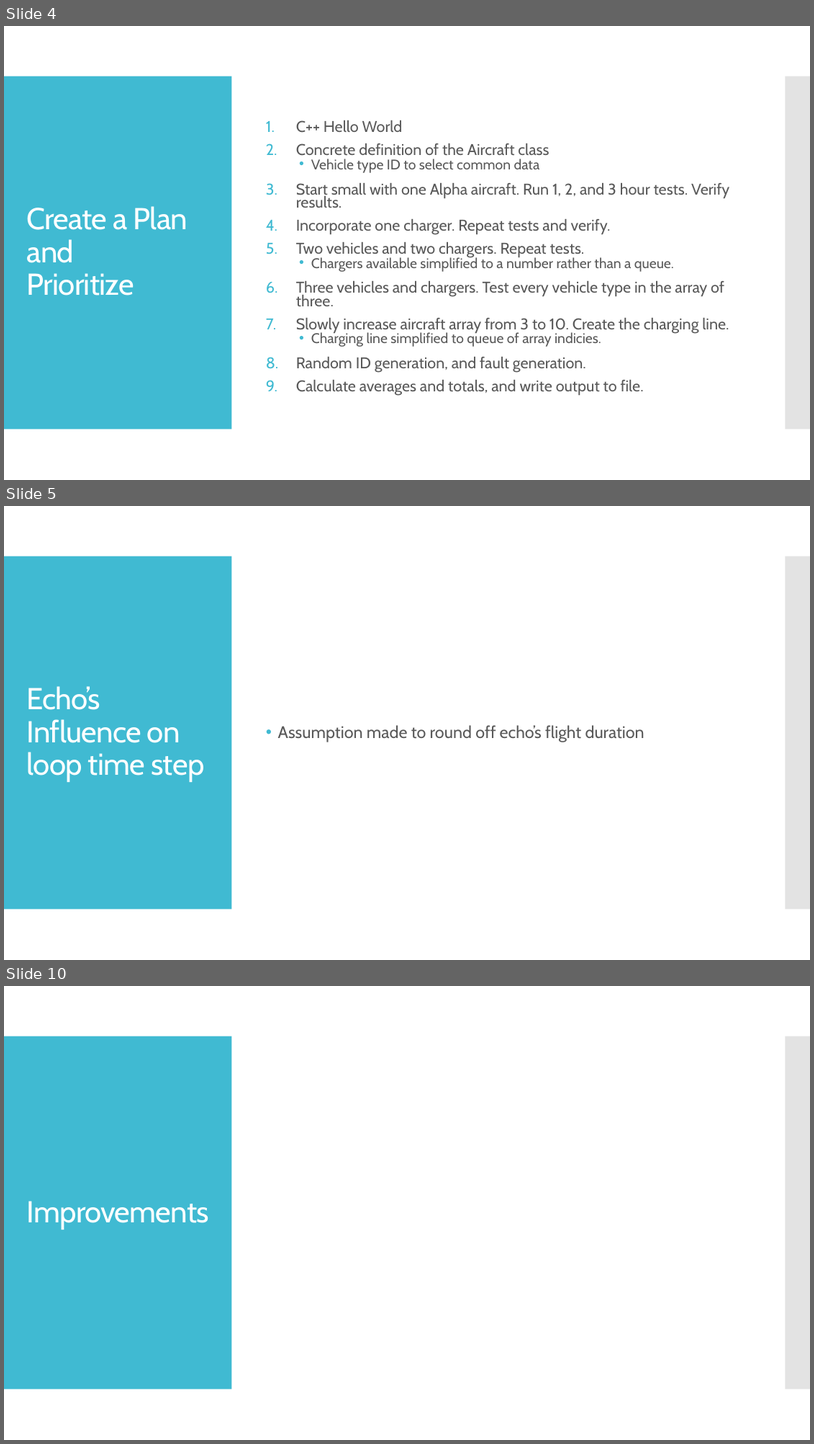
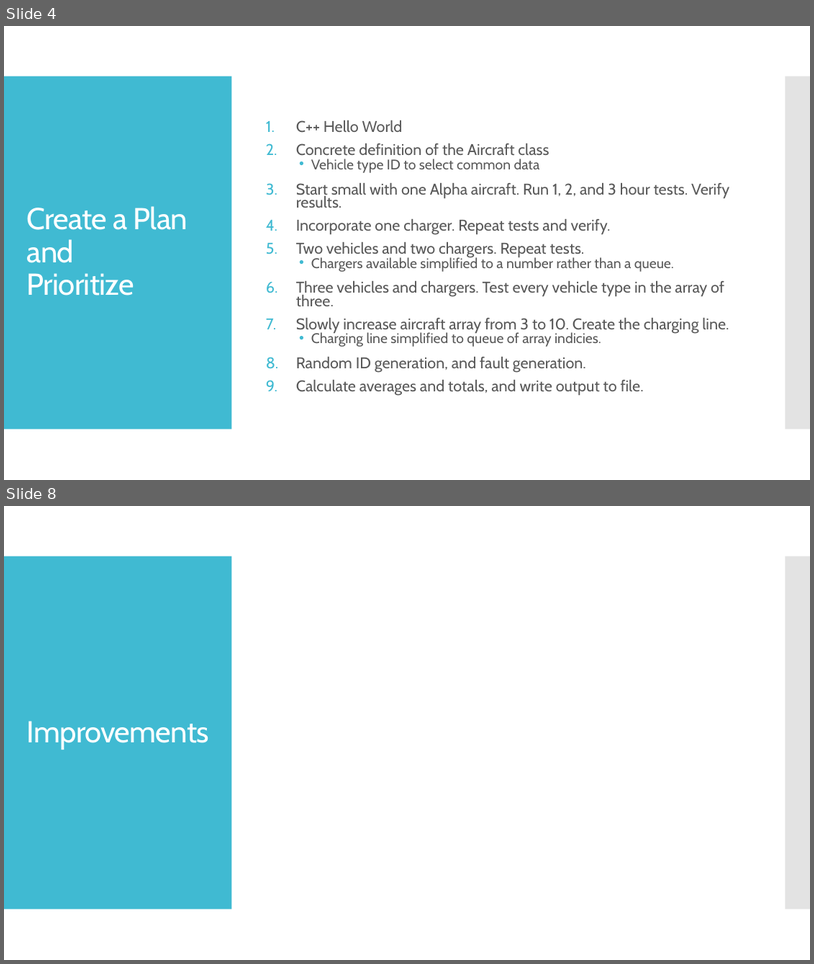
Before and after one commit to kjnorth/JobyEVtolSim, a slide deck: notes/joby_evtol_presentation.pptx. Shown one above the other, each under a label of ours: slides 4, 5 and 10 before the commit, slides 4 and 8 after it; the slides between them are not shown. The pictures are 814x1444 and 814x964 pixels, drawn with LibreOffice and Linux fonts; fonts in the diff are those of the drawing. Boxes give left, top, right and bottom in pixels: in the first picture for what was removed or moved away, otherwise in the second. Text is boxed around its words. In the diff, an @@ line names an element or a change of style, - is before the commit and + after.

```diff
--- a/notes/joby_evtol_presentation.pptx
+++ b/notes/joby_evtol_presentation.pptx
@@ slide 5 removed at box(4, 506, 810, 960), background #FFFFFF; not listed: 2 template elements that a slide beside it also shows @@
@@ title removed at box(27, 686, 204, 782) @@
-Echo’s Influence on loop time step
@@ text removed at box(278, 725, 645, 742) @@
-• Assumption made to round off echo’s flight duration
@@ what was slide 10 is now slide 8 @@
```
Also in this commit, not shown: 2 slides changed, 1 slide added, 2 other slides removed.
